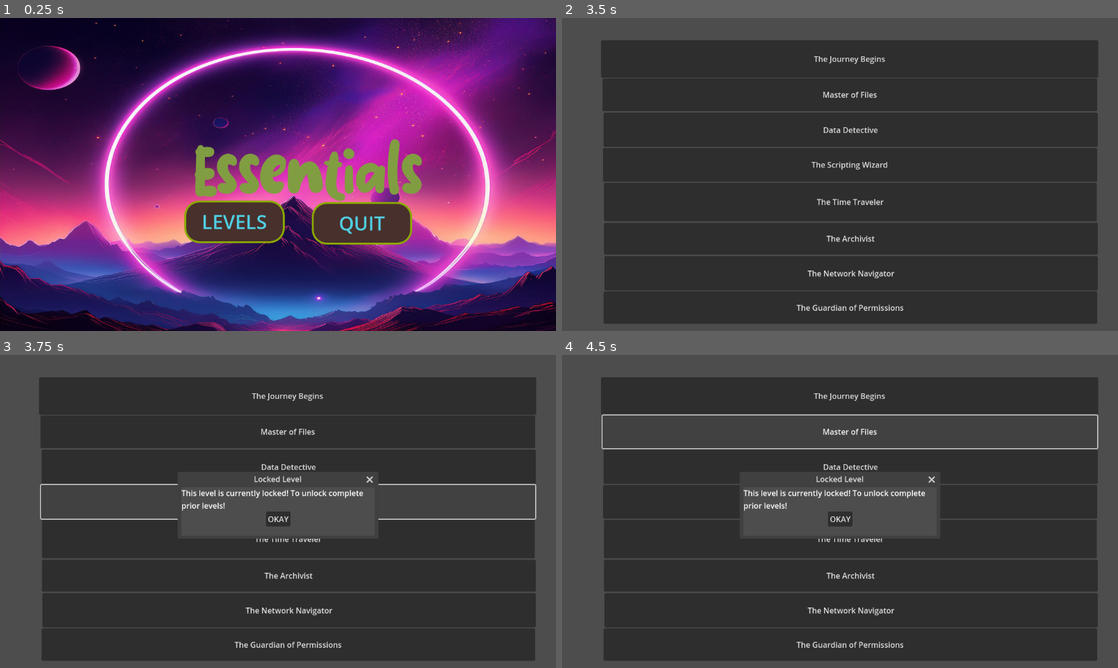
Above: before the commit, frames 1-4 (two rows, left to right).
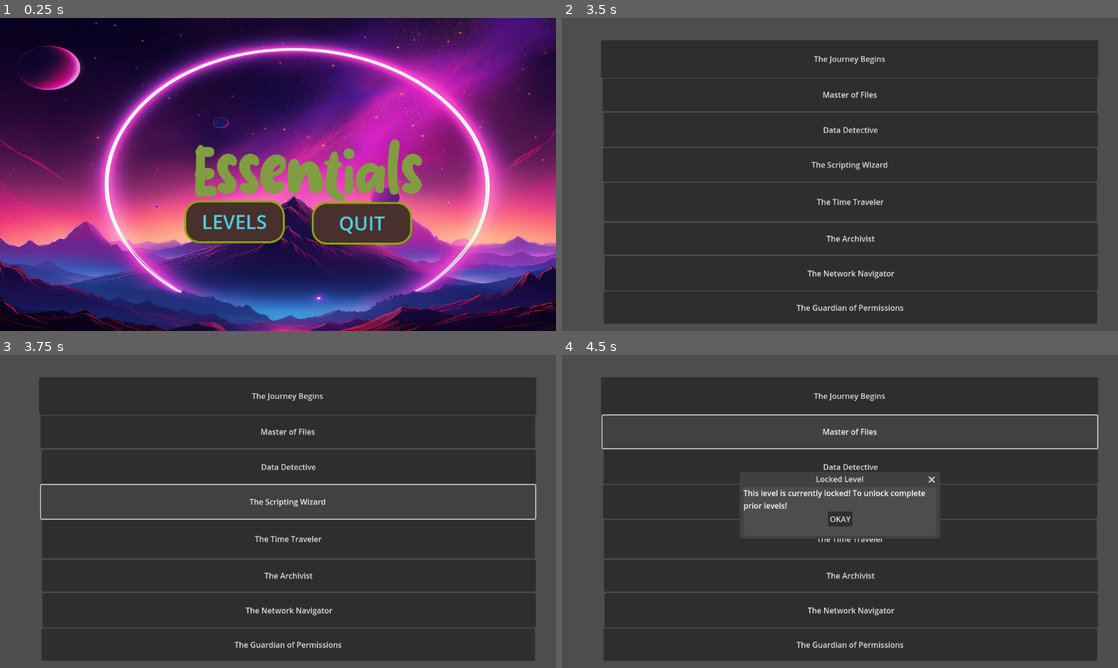
Above: after the commit, the same moments.

Repository: Pradeepaa001/Essentials
Game: Godot game, scene res://Scenes/main.tscn
Same seed, same stepped clock (60 frames per second), same inputs: the game is played once before the commit and once after it.
Inputs (mouse positions are in pixels of both pictures, inside the frame that each line leads up to):
- Up to frame 1 (0.25 s): no input
- Up to frame 2 (3.5 s): click "LEVELS" at 0.5 s; click "The Journey Begins" at 1.25 s; click (751, 312) at 2.02 s; type "12" at 2.1 s; click "<-" at 2.75 s
- Up to frame 3 (3.75 s): click "The Scripting Wizard" at 3.5 s
- Up to frame 4 (4.5 s): click "Master of Files" at 4.25 s

Frames 1-2 are identical in both runs. In frame 3, 2.8% of the frame differs, in the area x 31-69%, y 38-59%; in frame 4, nothing differs.

Commit message:
added level 5

Diff:
--- /dev/null
+++ b/Scripts/LEVEL4.gd
@@ -0,0 +1,143 @@
+extends Node2D
+
+var level_intro = "STORY
+Refer to the task manager to find your tasks.
+Find your level manual in the help section of your toolbar.
+You can use the Level Manual to finish your tasks"
+
+var level_congrats_message = "Well done, Explorer!"
+
+var level_manual = "\n**grep - search text using patterns**
+Search for patterns in files and display matching lines.
+					   grep <PATTERN> <FILE_NAME>
+Options:
+- `-i`: Case-insensitive search.
+- `-w`: Match whole words only.
+- `-r`: Recursive search in directories.
+- `-n`: Show line numbers.
+- `-c`: Count matching lines.
+
+**sort - sort lines of text files**
+Sort lines in a text file.
+					   sort <FILE_NAME>
+Options:
+- `-r`: Reverse the sort order.
+- `-n`: Sort numerically.
+- `-k`: Sort by a specific field.
+
+**wc - word, line, character, and byte count**
+Count lines, words, characters, or bytes in files.
+					   wc <FILE_NAME>
+Options:
+- `-l`: Count lines.
+- `-w`: Count words.
+- `-m`: Count characters.
+- `-c`: Count bytes.
+
+**cut - remove sections from each line of files**
+Remove sections from each line of files.
+					   cut <OPTIONS> <FILE_NAME>
+Options:
+- `-f`: Select fields (columns).
+- `-d`: Specify a delimiter (default is tab).
+
+**man - manual**
+An interface to the system reference manuals.
+					   man <COMMAND>
+Note: Use 'man level' to access our level manual.
+
+Press 'q' to exit the manual!
+
+Use `rm -rf` to delete files after task completion to keep your directory clean.
+"
+
+var task_count = 4
+var instructions = ["Search for a pattern in the file created", "Sort the lines of text in the file for good organization", "Count the lines, words, characters in your file", "Remove specific columns from your file"]
+
+var task_scene = load("res://Scenes/task.tscn")
+var SaveSystem = preload("res://SaveSystem.gd")
+var Save = SaveSystem.new()
+
+func add_tasks():
+	var task
+	var task_manager = $Task_manager/BoxContainer/Panel/ScrollContainer/VBoxContainer
+	for idx in range(task_count):
+		task = task_scene.instantiate().duplicate()
+		var instruction = task.get_node("HBoxContainer/Panel/RichTextLabel")
+		instruction.text = instructions[idx]
+		task_manager.add_child(task)
+		task.position = Vector2(0, (task_manager.get_child_count() - 1) * 95)
+
+func add_content_to_file():
+	var file = FileAccess.open("user://file1.txt", FileAccess.WRITE)
+	var content = [
+"Open Source: Freely accessible and modifiable code.",
+"Linux Kernel: Core component, created by Linus Torvalds in 1991.",
+"Distributions: Variants like Ubuntu, Fedora, Debian.",
+"Command Line: Powerful CLI for task management.",
+"Security: Less prone to viruses and malware.",
+"Usage: Found in servers, supercomputers, Android, and embedded systems.",
+"Community: Developed by a global community of contributors.",
+"File Systems: Supports ext4, XFS, Btrfs, etc.",
+"Package Management: Uses APT, RPM, Pacman for software.",
+"Licensing: Under GNU GPL, requiring open-source derivatives.",
+	]
+	for line in content:
+		file.store_line(line)
+	file.close()
+func task1_status() -> bool:
+	var commandline = $Terminal
+	return commandline.execute("grep 'pattern' user://file1.txt")
+
+
+func task2_status() -> bool:
+	var commandline = $Terminal
+	return commandline.execute("sort user://file1.txt")
+
+
+func task3_status() -> bool:
+	var commandline = $Terminal
+	return commandline.execute("wc user://file1.txt")
+
+func task4_status() -> bool:
+	var commandline = $Terminal
+	return commandline.execute("cut -f1 user://file1.txt")
+
+
+func update_status():
+	var task_count = 4
+	var check_functions = [task1_status, task2_status, task3_status, task4_status]
+
+	for idx in range(task_count):
+		var task_manager = get_node("Task_manager/BoxContainer/Panel/ScrollContainer/VBoxContainer")
+		var task = task_manager.get_child(idx)
+		var task_color = task.get_node("HBoxContainer/Panel/ColorRect")
+		task_color.color = Color(0,1,0) if check_functions[idx].call() else Color(1,0,0)
+		print("done")
+
+
+func _on_check_pressed():
+	update_status()
+	level_completed()
+
+#CHECKING COMPLETION AND SAVING IN DICTIONARY
+
+func is_level_completed() -> bool:
+	return task1_status() and task2_status() and task3_status() and task4_status()
+
+func level_completed():
+	if is_level_completed():
+		var current_level = get_current_level()
+		Save.save_progress(current_level)
+
+func get_current_level() -> int:
+	var scene_name = get_tree().current_scene.name
+	return int(scene_name.replace("level_", "").replace(".tscn", ""))
+
+func _ready():
+	var man_level = $Toolbar/WindowDialog/RichTextLabel
+	man_level.text = level_manual
+	var output = $RichTextLabel
+	output.text += level_intro
+	add_tasks()
+	add_content_to_file()
--- a/Scripts/level_selector.gd
+++ b/Scripts/level_selector.gd
@@ -25,11 +25,12 @@
 	print("done")
 
 func _on_button_4_pressed():
-	if access_level(4):
+	'''if access_level(4):
 		get_tree().change_scene_to_file("res://terminal.gd")
 	else:
 		popup_msg.popup_centered()
-	print("done")
+	print("done")'''
+	get_tree().change_scene_to_file("res://LEVEL_4.tscn")
 
 func _on_button_5_pressed():
 
